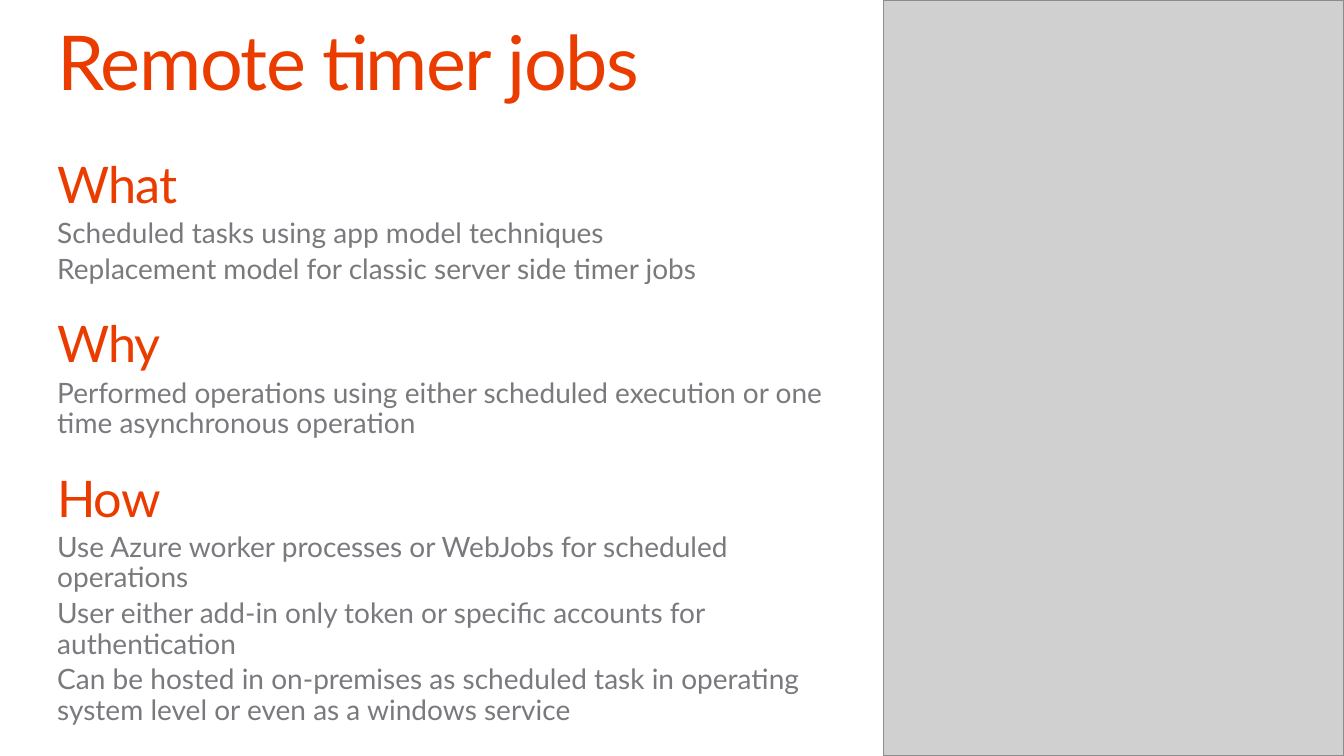
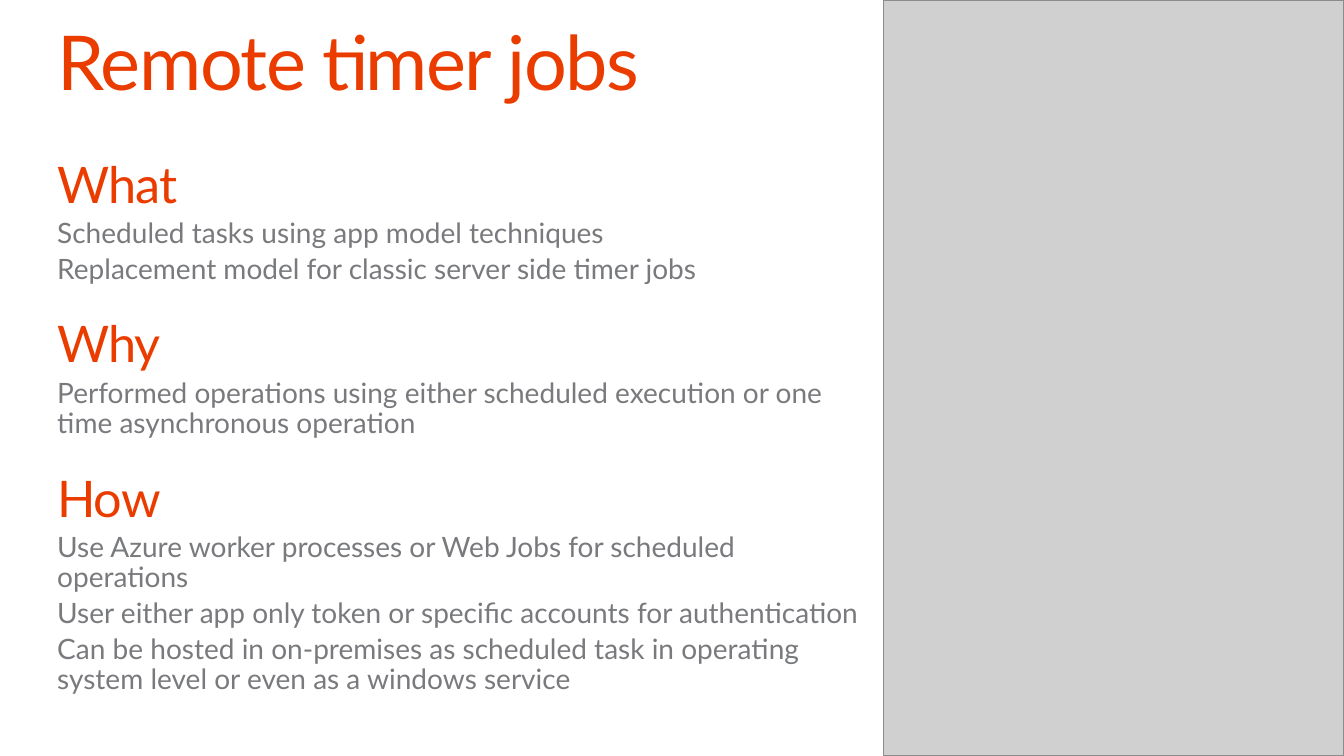
Before and after one commit to OfficeDev/TrainingContent, a slide deck: slide 9 of O3658/05 Using Remote Event Receivers and Remote Timer Jobs/5_RemoteTimersEvents.pptx. Drawn at 1344x756 pixels with LibreOffice and Linux fonts; fonts in the diff are those of the drawing; grey boxes stand for pictures; background and template pictures are left out. Boxes give left, top, right and bottom in pixels: in the first picture for what was removed or moved away, otherwise in the second. Text is boxed around its words. In the diff, an @@ line names an element or a change of style, - is before the commit and + after.

```diff
--- a/O3658/05 Using Remote Event Receivers and Remote Timer Jobs/5_RemoteTimersEvents.pptx
+++ b/O3658/05 Using Remote Event Receivers and Remote Timer Jobs/5_RemoteTimersEvents.pptx
@@ text at (x1=57, y1=536, x2=858, y2=628): text changed @@
-  Use Azure worker processes or WebJobs for scheduled operations
-  User either add-in only token or specific accounts for authentication
+  Use Azure worker processes or Web Jobs for scheduled operations
+  User either app only token or specific accounts for authentication
```
Also in this commit, not shown: 18 other slides changed, 1 slide added, 1 slide removed, 1 other file.
